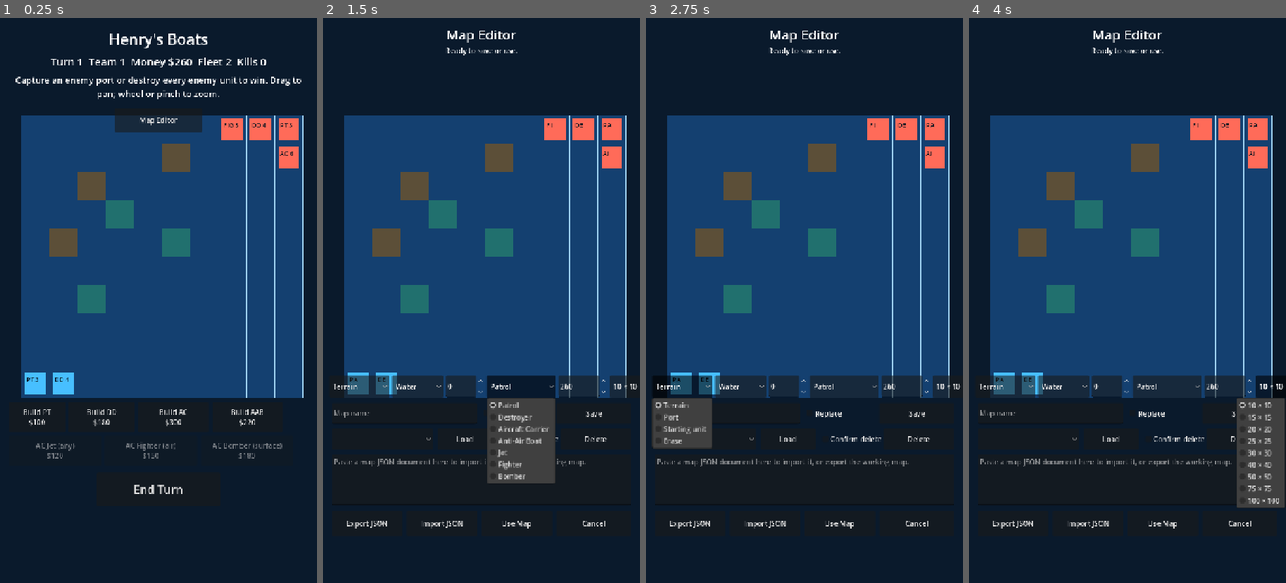
Above: before the commit, frames 1-4 (left to right).
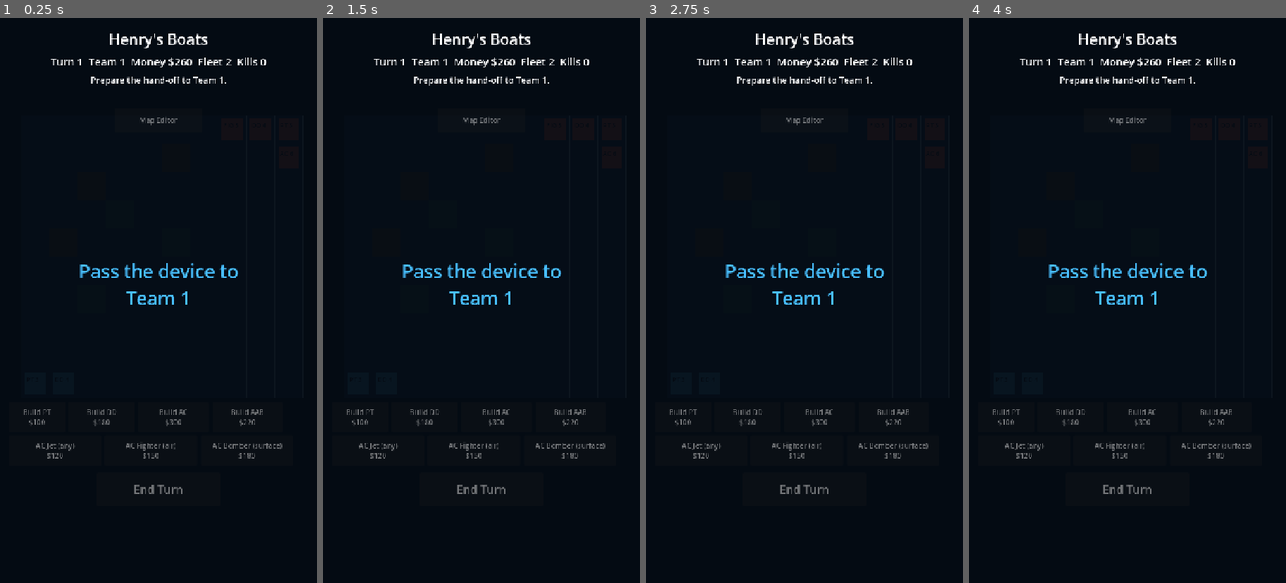
Above: after the commit, the same moments.

Repository: superdav42/henrys-boats
Game: Godot game, scene res://scenes/main.tscn
Two runs of this game, one before a commit and one after it. Both use one fixed random seed, a clock stepped at 60 frames per second and the inputs below.
Inputs (mouse positions are in pixels of both pictures, inside the frame that each line leads up to):
- Up to frame 1 (0.25 s): no input
- Up to frame 2 (1.5 s): click (481, 119) at 0.5 s, where only the run before the commit has a clickable "Map Editor"; click (522, 385) at 1.25 s, where only the run before the commit has a clickable "Patrol"
- Up to frame 3 (2.75 s): click (680, 385) at 2 s, where only the run before the commit has a clickable "Terrain"
- Up to frame 4 (4 s): click (1064, 385) at 2.75 s, where only the run before the commit has a clickable "Water"; click (1279, 385) at 3.5 s, where only the run before the commit has a clickable "10 × 10"

The runs differ from the first frame. In frame 1, 88% of the frame differs, in the area x 0-100%, y 0-100%; in frame 2, 81%; in frame 3, 81%; in frame 4, 81%.

Commit message:
feat: add hot-seat teams and paced CPU turns

Diff:
--- a/scenes/main.tscn
+++ b/scenes/main.tscn
@@ -102,3 +102,22 @@
 offset_bottom = 1106.0
 theme_override_font_sizes/font_size = 26
 text = "End Turn"
+
+[node name="TurnOverlay" type="ColorRect" parent="."]
+offset_right = 720.0
+offset_bottom = 1280.0
+mouse_filter = 0
+color = Color(0.0156863, 0.0392157, 0.0705882, 0.94)
+visible = false
+
+[node name="Message" type="Label" parent="TurnOverlay"]
+layout_mode = 0
+offset_left = 40.0
+offset_top = 500.0
+offset_right = 680.0
+offset_bottom = 710.0
+theme_override_font_sizes/font_size = 42
+text = "Pass the device"
+horizontal_alignment = 1
+vertical_alignment = 1
+autowrap_mode = 2
--- /dev/null
+++ b/scripts/cpu_controller.gd
@@ -0,0 +1,77 @@
+class_name CpuController
+extends RefCounted
+
+static func next_command(state, unit_stats: Dictionary) -> Dictionary:
+	var team = state.current_team()
+	var port: Vector2i = state.port_for_team(team.id)
+	if port != Vector2i(-1, -1) and state.unit_id_at(port) == -1 and team.money >= unit_stats["Patrol"]["cost"]:
+		return {"type": "build", "team_id": team.id, "kind": "Patrol"}
+	for unit in state.units:
+		if unit["team_id"] != team.id or unit["attacked"]:
+			continue
+		var target_id := _nearest_attackable_target(unit, state, unit_stats)
+		if target_id != -1:
+			return {"type": "attack", "team_id": team.id, "unit_id": unit["id"], "target_id": target_id}
+	for unit in state.units:
+		if unit["team_id"] != team.id or unit["moved"]:
+			continue
+		var destination := _legal_step_towards_target(unit, state, unit_stats)
+		if destination != Vector2i(-1, -1):
+			return {"type": "move", "team_id": team.id, "unit_id": unit["id"], "cell": destination}
+	return {}
+
+static func _nearest_attackable_target(unit: Dictionary, state, unit_stats: Dictionary) -> int:
+	var stats: Dictionary = unit_stats[unit["kind"]]
+	var closest_id := -1
+	var closest_distance := 9999
+	for candidate in state.units:
+		if candidate["team_id"] == unit["team_id"]:
+			continue
+		var target_stats: Dictionary = unit_stats[candidate["kind"]]
+		var distance := _distance(unit["grid"], candidate["grid"])
+		if _can_attack(stats, target_stats) and distance <= stats["range"] and distance < closest_distance:
+			closest_id = candidate["id"]
+			closest_distance = distance
+	return closest_id
+
+static func _legal_step_towards_target(unit: Dictionary, state, unit_stats: Dictionary) -> Vector2i:
+	var target := _nearest_enemy_or_port(unit, state)
+	if target == Vector2i(-1, -1):
+		return Vector2i(-1, -1)
+	var stats: Dictionary = unit_stats[unit["kind"]]
+	var best := Vector2i(-1, -1)
+	var best_distance := _distance(unit["grid"], target)
+	for direction in [Vector2i(1, 0), Vector2i(-1, 0), Vector2i(0, 1), Vector2i(0, -1)]:
+		var candidate: Vector2i = unit["grid"] + direction
+		if not state.map_data.is_inside(candidate) or state.unit_id_at(candidate) != -1 or state.map_data.terrain_at(candidate) == "Mountain" and not stats["air"]:
+			continue
+		var distance := _distance(candidate, target)
+		if distance < best_distance:
+			best = candidate
+			best_distance = distance
+	return best
+
+static func _nearest_enemy_or_port(unit: Dictionary, state) -> Vector2i:
+	var target := Vector2i(-1, -1)
+	var closest_distance := 9999
+	for candidate in state.units:
+		if candidate["team_id"] == unit["team_id"]:
+			continue
+		var distance := _distance(unit["grid"], candidate["grid"])
+		if distance < closest_distance:
+			target = candidate["grid"]
+			closest_distance = distance
+	for port in state.map_data.ports:
+		if port.get("team_id", unit["team_id"]) == unit["team_id"]:
+			continue
+		var distance := _distance(unit["grid"], port["cell"])
+		if distance < closest_distance:
+			target = port["cell"]
+			closest_distance = distance
+	return target
+
+static func _can_attack(attacker: Dictionary, defender: Dictionary) -> bool:
+	return attacker["target"] == "any" or (attacker["target"] == "air" and defender["air"]) or (attacker["target"] == "surface" and not defender["air"])
+
+static func _distance(a: Vector2i, b: Vector2i) -> int:
+	return abs(a.x - b.x) + abs(a.y - b.y)
--- a/scripts/game_state.gd
+++ b/scripts/game_state.gd
@@ -84,3 +84,96 @@
 	for port in map_data.ports:
 		if port["cell"] == cell and port.get("team_id", team_id) != team_id: return true
 	return false
+
+func execute_command(command: Dictionary, unit_stats: Dictionary) -> Dictionary:
+	var team_id: int = int(command.get("team_id", -1))
+	if team_id != current_team().id:
+		return {"ok": false, "message": "That team is not active."}
+	match command.get("type", ""):
+		"build":
+			return _execute_build(command, unit_stats)
+		"launch":
+			return _execute_launch(command, unit_stats)
+		"move":
+			return _execute_move(command, unit_stats)
+		"attack":
+			return _execute_attack(command, unit_stats)
+	return {"ok": false, "message": "Unknown action command."}
+
+func _execute_build(command: Dictionary, unit_stats: Dictionary) -> Dictionary:
+	var kind: String = command.get("kind", "")
+	if not unit_stats.has(kind):
+		return {"ok": false, "message": "Unknown unit type."}
+	var port := port_for_team(current_team().id)
+	var stats: Dictionary = unit_stats[kind]
+	if port == Vector2i(-1, -1) or unit_id_at(port) != -1 or current_team().money < stats["cost"]:
+		return {"ok": false, "message": "Build requires an open port and enough money."}
+	current_team().money -= stats["cost"]
+	add_unit(kind, current_team().id, port, stats["hp"])
+	return {"ok": true, "message": "%s built a %s." % [current_team().name, kind], "unit_id": next_unit_id - 1}
+
+func _execute_launch(command: Dictionary, unit_stats: Dictionary) -> Dictionary:
+	var unit_id: int = int(command.get("unit_id", -1))
+	var kind: String = command.get("kind", "")
+	var carrier := unit_by_id(unit_id)
+	if carrier.is_empty() or carrier["team_id"] != current_team().id or carrier["kind"] != "Aircraft Carrier" or not unit_stats.has(kind):
+		return {"ok": false, "message": "A selected Aircraft Carrier is required."}
+	var stats: Dictionary = unit_stats[kind]
+	var spawn := _first_open_neighbor(carrier["grid"], stats)
+	if spawn == Vector2i(-1, -1) or current_team().money < stats["cost"]:
+		return {"ok": false, "message": "Launch requires an open space and enough money."}
+	current_team().money -= stats["cost"]
+	add_unit(kind, current_team().id, spawn, stats["hp"])
+	return {"ok": true, "message": "%s launched a %s." % [current_team().name, kind], "unit_id": next_unit_id - 1}
+
+func _execute_move(command: Dictionary, unit_stats: Dictionary) -> Dictionary:
+	var unit_id: int = int(command.get("unit_id", -1))
+	var destination: Vector2i = command.get("cell", Vector2i(-1, -1))
+	var unit := unit_by_id(unit_id)
+	if unit.is_empty() or unit["team_id"] != current_team().id or unit["moved"]:
+		return {"ok": false, "message": "Unit cannot move."}
+	var stats: Dictionary = unit_stats[unit["kind"]]
+	if not map_data.is_inside(destination) or unit_id_at(destination) != -1 or map_data.terrain_at(destination) == "Mountain" and not stats["air"] or _grid_distance(unit["grid"], destination) > stats["move"]:
+		return {"ok": false, "message": "Move is not legal."}
+	set_unit_grid(unit_id, destination)
+	set_unit_flag(unit_id, "moved", true)
+	if is_enemy_port(destination, current_team().id):
+		return {"ok": true, "message": "%s captured an enemy port!" % current_team().name, "winner": current_team().id}
+	return {"ok": true, "message": "%s moved %s." % [current_team().name, unit["kind"]], "unit_id": unit_id}
+
+func _execute_attack(command: Dictionary, unit_stats: Dictionary) -> Dictionary:
+	var attacker_id: int = int(command.get("unit_id", -1))
+	var defender_id: int = int(command.get("target_id", -1))
+	var attacker := unit_by_id(attacker_id)
+	var defender := unit_by_id(defender_id)
+	if attacker.is_empty() or defender.is_empty() or attacker["team_id"] != current_team().id or attacker["team_id"] == defender["team_id"] or attacker["attacked"]:
+		return {"ok": false, "message": "Attack is not legal."}
+	var attack_stats: Dictionary = unit_stats[attacker["kind"]]
+	var defense_stats: Dictionary = unit_stats[defender["kind"]]
+	if not _can_attack(attack_stats, defense_stats) or _grid_distance(attacker["grid"], defender["grid"]) > attack_stats["range"]:
+		return {"ok": false, "message": "Target is out of range."}
+	set_unit_flag(attacker_id, "attacked", true)
+	var damage := damage_unit(defender_id, attack_stats["damage"], _defense_for(defender, defense_stats))
+	if unit_by_id(defender_id).is_empty():
+		current_team().money += 50
+		if count_units_for_team(defender["team_id"]) == 0:
+			return {"ok": true, "message": "%s destroyed the final enemy unit!" % current_team().name, "damage": damage, "destroyed": true, "winner": current_team().id}
+		return {"ok": true, "message": "%s destroyed an enemy unit." % current_team().name, "damage": damage, "destroyed": true}
+	return {"ok": true, "message": "%s hit %s for %d damage." % [current_team().name, defender["kind"], damage], "damage": damage}
+
+func _grid_distance(a: Vector2i, b: Vector2i) -> int:
+	return abs(a.x - b.x) + abs(a.y - b.y)
+
+func _first_open_neighbor(cell: Vector2i, stats: Dictionary) -> Vector2i:
+	for direction in [Vector2i(1, 0), Vector2i(-1, 0), Vector2i(0, 1), Vector2i(0, -1)]:
+		var candidate: Vector2i = cell + direction
+		if map_data.is_inside(candidate) and unit_id_at(candidate) == -1 and (map_data.terrain_at(candidate) != "Mountain" or stats["air"]):
+			return candidate
+	return Vector2i(-1, -1)
+
+func _can_attack(attacker: Dictionary, defender: Dictionary) -> bool:
+	return attacker["target"] == "any" or (attacker["target"] == "air" and defender["air"]) or (attacker["target"] == "surface" and not defender["air"])
+
+func _defense_for(unit: Dictionary, stats: Dictionary) -> int:
+	var terrain: String = map_data.terrain_at(unit["grid"])
+	return 2 if stats["air"] and terrain == "Mountain" else (1 if not stats["air"] and terrain == "Reef" else 0)
--- a/scripts/main.gd
+++ b/scripts/main.gd
@@ -3,6 +3,8 @@
 const GameStateResource = preload("res://scripts/game_state.gd")
 const TeamDataResource = preload("res://scripts/team_data.gd")
 const MapEditorScene = preload("res://scenes/map_editor.tscn")
+const TurnManagerResource = preload("res://scripts/turn_manager.gd")
+const CpuControllerResource = preload("res://scripts/cpu_controller.gd")
 
 const UNIT_STATS := {
 	"Patrol": {"cost": 100, "hp": 3, "move": 3, "range": 1, "damage": 1, "short": "PT", "air": false, "target": "any"},
@@ -20,6 +22,7 @@
 var turn := 1
 var game_over := false
 var map_editor
+var turn_manager
 
 @onready var board = $MapBoard
 @onready var status_label: Label = $Hud/StatusLabel
@@ -33,15 +36,20 @@
 @onready var fighter_button: Button = $Hud/AirPanel/FighterButton
 @onready var bomber_button: Button = $Hud/AirPanel/BomberButton
 @onready var map_editor_button: Button = $Hud/MapEditorButton
+@onready var turn_overlay: Control = $TurnOverlay
+@onready var turn_overlay_label: Label = $TurnOverlay/Message
 
 func _ready() -> void:
 	state = GameStateResource.new()
 	state.initialize_default()
+	turn_manager = TurnManagerResource.new()
+	turn_manager.begin_match(state)
 	board.cell_pressed.connect(_on_cell_pressed)
 	board.unit_pressed.connect(_on_unit_pressed)
 	_connect_buttons()
 	_redraw_board()
 	_update_hud("Capture an enemy port or destroy every enemy unit to win. Drag to pan; wheel or pinch to zoom.")
+	_begin_current_turn()
 
 func _connect_buttons() -> void:
 	end_turn_button.pressed.connect(_end_player_turn)
@@ -55,7 +63,7 @@
 	map_editor_button.pressed.connect(_open_map_editor)
 
 func _open_map_editor() -> void:
-	if map_editor != null:
+	if map_editor != null or _player_input_locked():
 		return
 	map_editor = MapEditorScene.instantiate()
 	add_child(map_editor)
@@ -83,17 +91,17 @@
 	kills = 0
 	turn = 1
 	game_over = false
-	for button in [end_turn_button, patrol_button, destroyer_button, carrier_button, anti_air_button, jet_button, fighter_button, bomber_button]:
-		button.disabled = false
+	turn_manager.begin_match(state)
 	_close_map_editor()
 	_redraw_board()
-	_update_hud("Custom map started. Drag to pan; wheel or pinch to zoom.")
+	_update_hud("Custom map started. Prepare to hand off the device.")
+	_begin_current_turn()
 
 func _redraw_board() -> void:
 	board.set_match(state.map_data, state.units, selected_unit_id, state.current_team().id, UNIT_STATS)
 
 func _on_cell_pressed(cell: Vector2i) -> void:
-	if game_over or not state.map_data.is_inside(cell):
+	if _player_input_locked() or not state.map_data.is_inside(cell):
 		return
 	if selected_unit_id == -1:
 		_update_hud("Select one of your boats first.")
@@ -107,26 +115,10 @@
 	if state.unit_id_at(cell) != -1:
 		_update_hud("That space is occupied. Tap an enemy unit to attack it.")
 		return
-	if selected["moved"]:
-		_update_hud("That unit already moved this turn.")
-		return
-	var stats: Dictionary = UNIT_STATS[selected["kind"]]
-	if not _can_occupy_terrain(stats, cell):
-		_update_hud("Only air units can land on mountain terrain.")
-		return
-	if _grid_distance(selected["grid"], cell) > stats["move"]:
-		_update_hud("Too far. %s can move %d spaces." % [selected["kind"], stats["move"]])
-		return
-	state.set_unit_grid(selected_unit_id, cell)
-	state.set_unit_flag(selected_unit_id, "moved", true)
-	if state.is_enemy_port(cell, state.current_team().id):
-		_finish_game(state.current_team().id, "Your fleet captured the enemy port!")
-		return
-	_update_hud("Moved %s. You can still attack if an enemy is in range." % selected["kind"])
-	_redraw_board()
+	_execute_human_command({"type": "move", "team_id": state.current_team().id, "unit_id": selected_unit_id, "cell": cell})
 
 func _on_unit_pressed(unit_id: int) -> void:
-	if game_over:
+	if _player_input_locked():
 		return
 	var unit: Dictionary = state.unit_by_id(unit_id)
 	if unit.is_empty():
@@ -142,63 +134,99 @@
 	_attack(selected_unit_id, unit_id)
 
 func _attack(attacker_id: int, defender_id: int) -> void:
-	var attacker: Dictionary = state.unit_by_id(attacker_id)
-	var defender: Dictionary = state.unit_by_id(defender_id)
-	if attacker.is_empty() or defender.is_empty() or attacker["attacked"]:
-		return
-	var stats: Dictionary = UNIT_STATS[attacker["kind"]]
-	if not _can_attack(stats, UNIT_STATS[defender["kind"]]) or _grid_distance(attacker["grid"], defender["grid"]) > stats["range"]:
-		_update_hud("Enemy is out of range or cannot be targeted by %s." % attacker["kind"])
-		return
-	state.set_unit_flag(attacker_id, "attacked", true)
-	var damage: int = state.damage_unit(defender_id, stats["damage"], _defense_for(defender))
-	if state.unit_by_id(defender_id).is_empty():
+	_execute_human_command({"type": "attack", "team_id": state.current_team().id, "unit_id": attacker_id, "target_id": defender_id})
+
+func _build_boat(kind: String) -> void:
+	if _player_input_locked():
+		return
+	_execute_human_command({"type": "build", "team_id": state.current_team().id, "kind": kind})
+
+func _build_air_from_selected_ac(kind: String) -> void:
+	if _player_input_locked():
+		return
+	_execute_human_command({"type": "launch", "team_id": state.current_team().id, "unit_id": selected_unit_id, "kind": kind})
+
+func _end_player_turn() -> void:
+	if _player_input_locked():
+		return
+	_advance_turn()
+
+func _execute_human_command(command: Dictionary) -> void:
+	var result := state.execute_command(command, UNIT_STATS)
+	_apply_command_result(result)
+
+func _apply_command_result(result: Dictionary) -> bool:
+	if not result.get("ok", false):
+		_update_hud(result.get("message", "That action is not legal."))
+		return false
+	if result.get("destroyed", false):
 		kills += 1
-		state.current_team().money += 50
-		if state.count_units_for_team(defender["team_id"]) == 0:
-			_finish_game(state.current_team().id, "All enemy units were destroyed!")
+	if result.has("winner"):
+		_finish_game(int(result["winner"]), result["message"])
+		return true
+	_update_hud(result["message"])
+	_redraw_board()
+	return true
+
+func _begin_current_turn() -> void:
+	if game_over:
+		return
+	selected_unit_id = -1
+	turn_manager.lock_input()
+	_refresh_controls()
+	_redraw_board()
+	var team = turn_manager.current_team()
+	if team.is_cpu():
+		turn_overlay.visible = false
+		_update_hud("%s is planning a move. Player controls are locked." % team.name)
+		_run_cpu_turn()
+		return
+	turn_overlay_label.text = "Pass the device to\n%s" % team.name
+	turn_overlay_label.modulate = team.color
+	turn_overlay.visible = true
+	_update_hud("Prepare the hand-off to %s." % team.name)
+	await get_tree().create_timer(5.0).timeout
+	if game_over or not is_instance_valid(self):
+		return
+	turn_overlay.visible = false
+	turn_manager.unlock_human_input()
+	_refresh_controls()
+	_update_hud("Turn %d. %s is ready." % [turn, team.name])
+
+func _run_cpu_turn() -> void:
+	while not game_over:
+		var command := CpuControllerResource.next_command(state, UNIT_STATS)
+		if command.is_empty():
+			break
+		selected_unit_id = int(command.get("unit_id", -1))
+		_redraw_board()
+		_update_hud("%s is choosing an action." % state.current_team().name)
+		await get_tree().create_timer(0.35).timeout
+		if game_over:
 			return
-		_update_hud("Enemy destroyed! +$50 bounty. End turn or keep commanding.")
-	else:
-		_update_hud("Hit %s for %d damage." % [defender["kind"], damage])
-	_redraw_board()
-
-func _build_boat(kind: String) -> void:
-	var port: Vector2i = state.port_for_team(state.current_team().id)
-	var stats: Dictionary = UNIT_STATS[kind]
-	if game_over or port == Vector2i(-1, -1) or state.unit_id_at(port) != -1 or state.current_team().money < stats["cost"]:
-		_update_hud("Build requires an open port and enough money.")
-		return
-	state.current_team().money -= stats["cost"]
-	state.add_unit(kind, state.current_team().id, port, stats["hp"])
-	_update_hud("Built %s at your port." % kind)
-	_redraw_board()
-
-func _build_air_from_selected_ac(kind: String) -> void:
-	var carrier: Dictionary = state.unit_by_id(selected_unit_id)
-	var stats: Dictionary = UNIT_STATS[kind]
-	if game_over or carrier.is_empty() or carrier["team_id"] != state.current_team().id or carrier["kind"] != "Aircraft Carrier" or state.current_team().money < stats["cost"]:
-		_update_hud("Select your Aircraft Carrier and ensure you have enough money.")
-		return
-	var spawn := _first_open_neighbor(carrier["grid"], stats)
-	if spawn == Vector2i(-1, -1):
-		_update_hud("No open launch space beside the AC.")
-		return
-	state.current_team().money -= stats["cost"]
-	state.add_unit(kind, state.current_team().id, spawn, stats["hp"])
-	_update_hud("AC launched a %s air unit." % kind)
-	_redraw_board()
-
-func _end_player_turn() -> void:
+		var result := state.execute_command(command, UNIT_STATS)
+		if not _apply_command_result(result):
+			break
+		if game_over:
+			return
+		await get_tree().create_timer(1.5).timeout
+	selected_unit_id = -1
+	_advance_turn()
+
+func _advance_turn() -> void:
 	if game_over:
 		return
-	selected_unit_id = -1
-	state.advance_turn()
 	turn += 1
-	state.current_team().money += 60 + state.count_units_for_team(state.current_team().id) * 15 + kills * 10
-	state.reset_actions(state.current_team().id)
-	_update_hud("Turn %d. Team %s is ready." % [turn, state.current_team().name])
-	_redraw_board()
+	turn_manager.advance_turn()
+	_begin_current_turn()
+
+func _player_input_locked() -> bool:
+	return game_over or turn_manager == null or turn_manager.input_locked or state.current_team().is_cpu()
+
+func _refresh_controls() -> void:
+	var locked := _player_input_locked()
+	for button in [end_turn_button, patrol_button, destroyer_button, carrier_button, anti_air_button, jet_button, fighter_button, bomber_button, map_editor_button]:
+		button.disabled = locked
 
 func _first_open_neighbor(cell: Vector2i, stats: Dictionary) -> Vector2i:
 	for direction in [Vector2i(1, 0), Vector2i(-1, 0), Vector2i(0, 1), Vector2i(0, -1)]:
@@ -224,8 +252,9 @@
 func _finish_game(winner: int, message: String) -> void:
 	game_over = true
 	selected_unit_id = -1
-	for button in [end_turn_button, patrol_button, destroyer_button, carrier_button, anti_air_button, jet_button, fighter_button, bomber_button]:
-		button.disabled = true
+	turn_manager.lock_input()
+	turn_overlay.visible = false
+	_refresh_controls()
 	_update_hud("%s %s" % [state.team_by_id(winner).name + " wins!", message])
 	_redraw_board()
 
@@ -234,7 +263,7 @@
 	status_label.text = "Turn %d  %s  Money $%d  Fleet %d  Kills %d" % [turn, team.name, team.money, state.count_units_for_team(team.id), kills]
 	help_label.text = message
 	var selected: Dictionary = state.unit_by_id(selected_unit_id)
-	var disable_air: bool = selected.is_empty() or selected["kind"] != "Aircraft Carrier" or selected["team_id"] != team.id or game_over
+	var disable_air: bool = selected.is_empty() or selected["kind"] != "Aircraft Carrier" or selected["team_id"] != team.id or _player_input_locked()
 	jet_button.disabled = disable_air
 	fighter_button.disabled = disable_air
 	bomber_button.disabled = disable_air
--- a/scripts/team_data.gd
+++ b/scripts/team_data.gd
@@ -12,14 +12,21 @@
 	id = team_id
 	name = team_name
 	color = team_color
-	controller_type = controller
+	controller_type = controller if controller in ["human", "cpu"] else "human"
 	money = starting_money
 
 static func create_teams(count: int, starting_money: int) -> Array:
 	var teams: Array = []
 	for team_id in range(clampi(count, 2, 8)):
-		teams.append(load("res://scripts/team_data.gd").new(team_id, "Team %d" % (team_id + 1), TEAM_COLORS[team_id], "human" if team_id == 0 else "cpu", starting_money))
+		var controller := "human" if team_id % 2 == 0 else "cpu"
+		teams.append(load("res://scripts/team_data.gd").new(team_id, "Team %d" % (team_id + 1), TEAM_COLORS[team_id], controller, starting_money))
 	return teams
 
 func is_cpu() -> bool:
 	return controller_type == "cpu"
+
+func is_human() -> bool:
+	return controller_type == "human"
+
+func controller_label() -> String:
+	return "CPU" if is_cpu() else "Human"
--- /dev/null
+++ b/scripts/turn_manager.gd
@@ -0,0 +1,26 @@
+class_name TurnManager
+extends RefCounted
+
+var state
+var input_locked := true
+
+func begin_match(match_state) -> void:
+	state = match_state
+	input_locked = true
+
+func current_team():
+	return state.current_team()
+
+func advance_turn():
+	state.advance_turn()
+	var team = state.current_team()
+	team.money += 60 + state.count_units_for_team(team.id) * 15
+	state.reset_actions(team.id)
+	input_locked = true
+	return team
+
+func unlock_human_input() -> void:
+	input_locked = false
+
+func lock_input() -> void:
+	input_locked = true
Not shown, added: scripts/cpu_controller.gd.uid
Not shown, added: scripts/turn_manager.gd.uid
